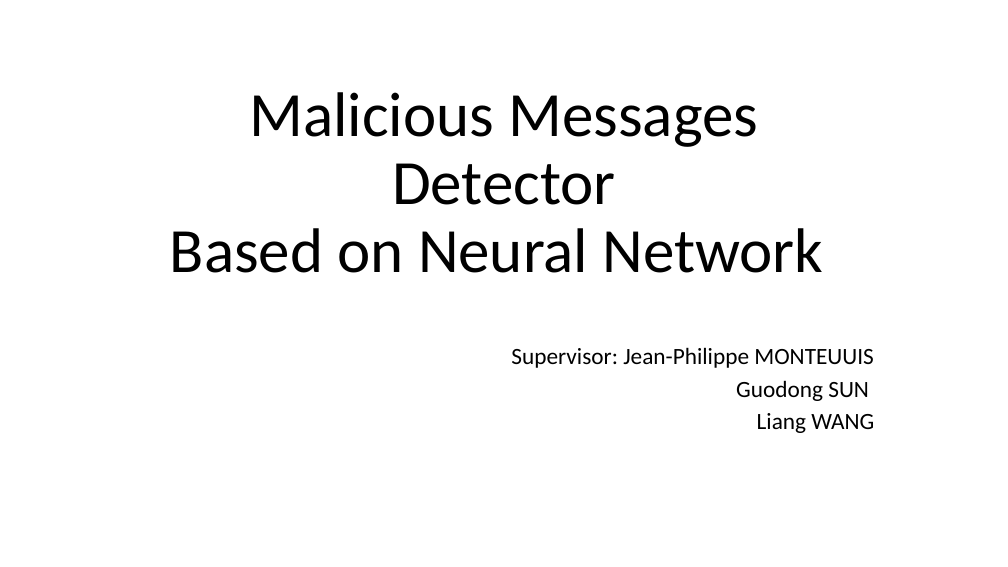
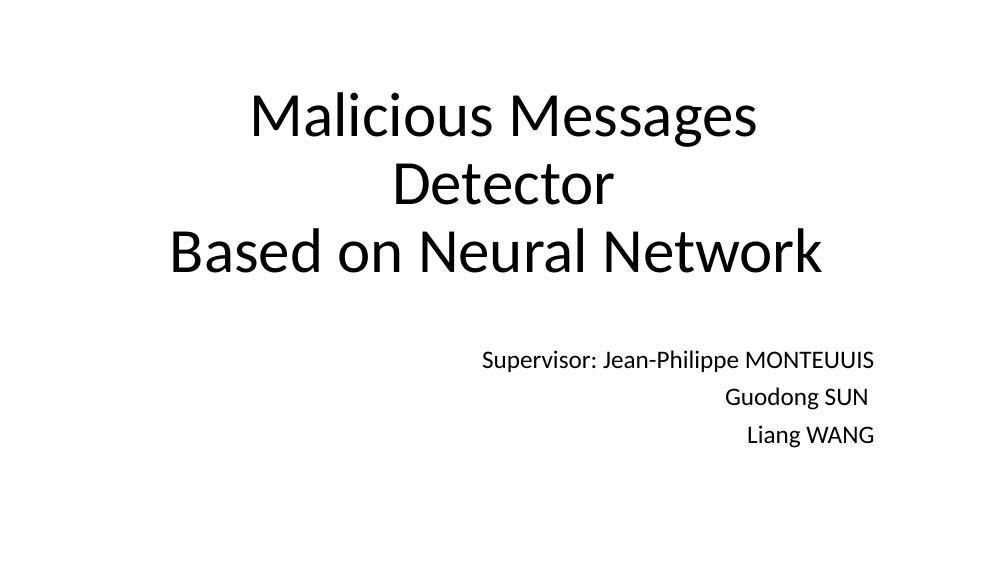
Before and after one commit to liangwangENST/SR2I208-Detection-Malicious-data, a slide deck: slide 1 of slide/Presentation.pptx. Drawn at 1008x567 pixels with LibreOffice and Linux fonts; fonts in the diff are those of the drawing. Boxes give left, top, right and bottom in pixels: in the first picture for what was removed or moved away, otherwise in the second. Text is boxed around its words. In the diff, an @@ line names an element or a change of style, - is before the commit and + after.

```diff
--- a/slide/Presentation.pptx
+++ b/slide/Presentation.pptx
@@ text "Supervisor: Jean-Philippe MONTEUUIS" at (x1=482, y1=350, x2=874, y2=448): size 22.2 to 24 pt; line spacing 0.8 to 0.9 @@
```
Also in this commit, not shown: 2 other slides changed, 3 slides added, 1 slide removed, 1 other file.
